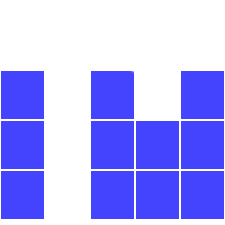
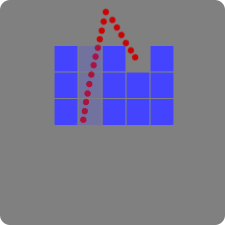
Comparing the layer stacks of the two 225 × 225 images. Changes:
added layer "Layer 7" (24%) above "Layer 5" over [78, 43, 103, 126]
added layer "Layer 5" above "Layer 6" over [54, 8, 174, 128]
added layer "Layer 6" above "Group 1" over [0, 0, 225, 225]
